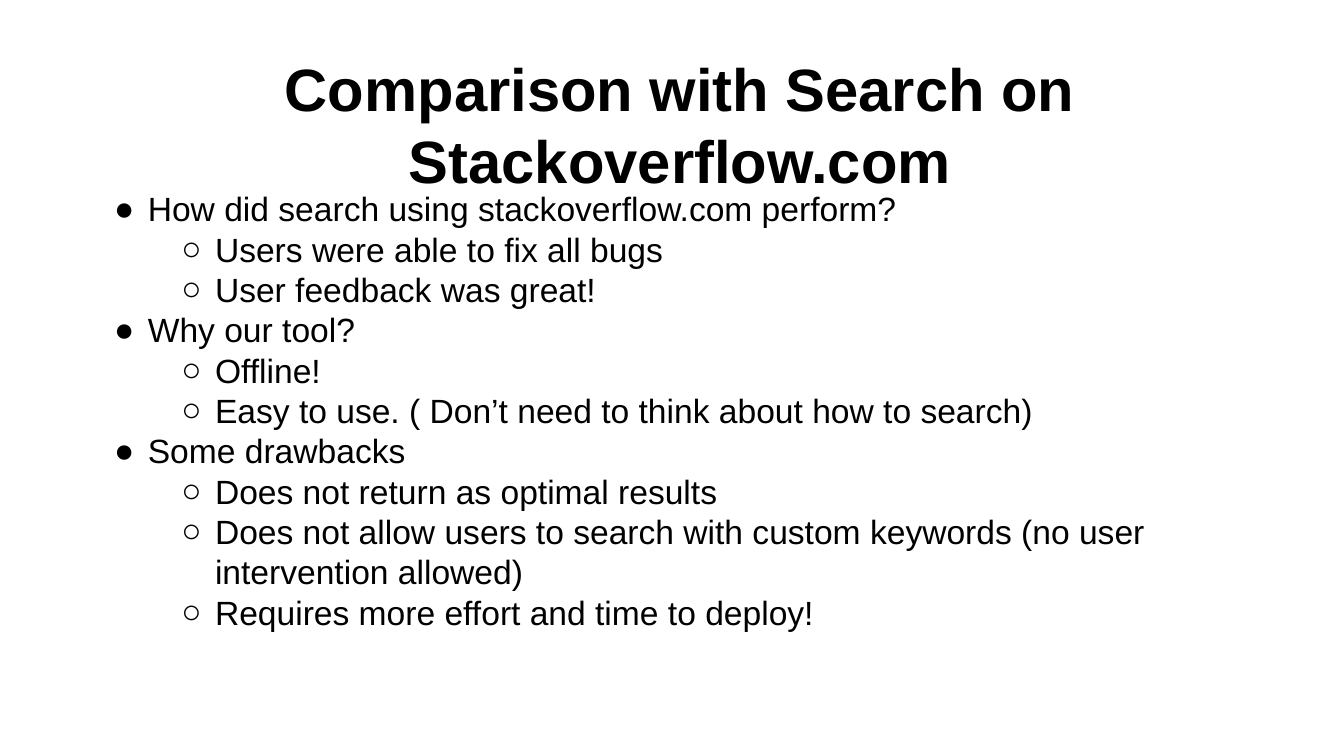
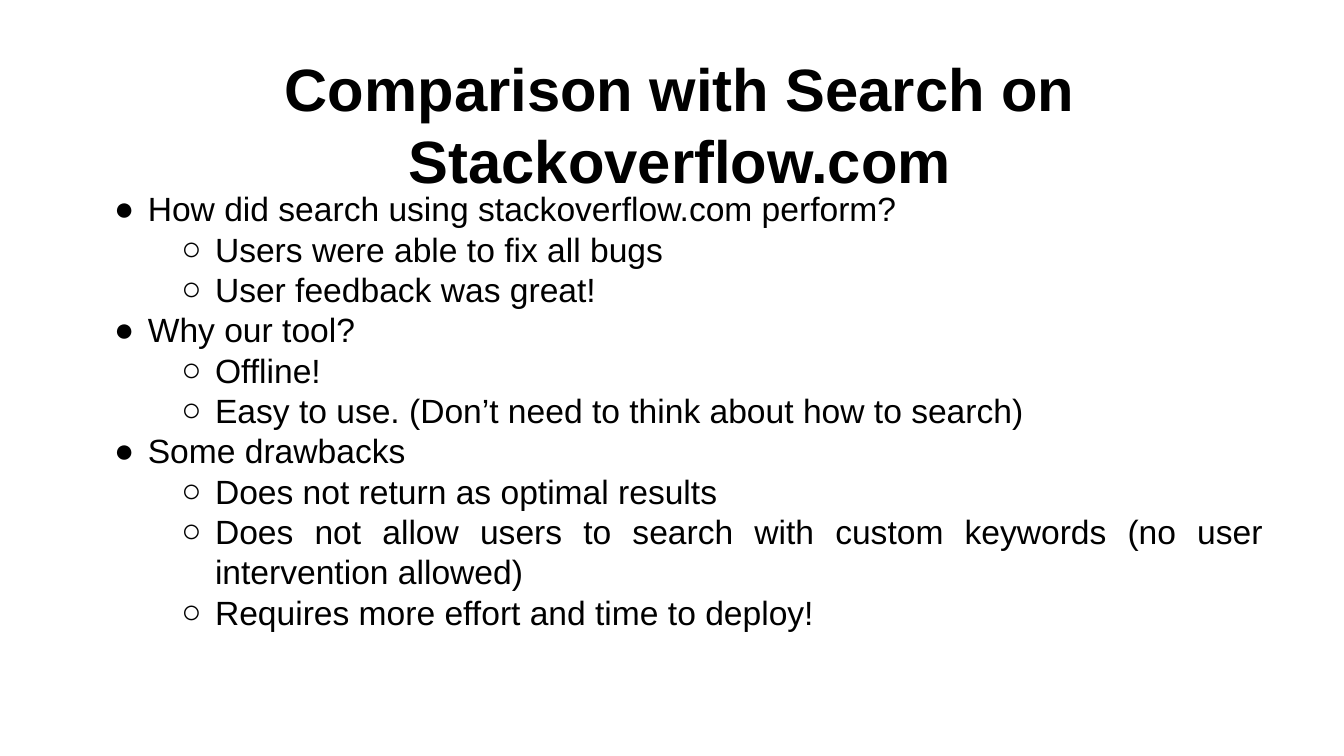
Before and after one commit to ankitkumar93/PyReco, a slide deck: slide 18 of Reports/talk_pyreco.pptx. Drawn at 1344x756 pixels with LibreOffice and Linux fonts; fonts in the diff are those of the drawing; background and template pictures are left out. Boxes give left, top, right and bottom in pixels: in the first picture for what was removed or moved away, otherwise in the second. Text is boxed around its words. In the diff, an @@ line names an element or a change of style, - is before the commit and + after.

```diff
--- a/Reports/talk_pyreco.pptx
+++ b/Reports/talk_pyreco.pptx
@@ text at <box>148,196,1262,631</box>: alignment left to justified @@
@@ text at <box>215,398,1023,429</box>: text changed @@
-  ○ Easy to use. ( Don’t need to think about how to search)
+  ○ Easy to use. (Don’t need to think about how to search)
```
Also in this commit, not shown: 7 other slides changed, 1 other file.
